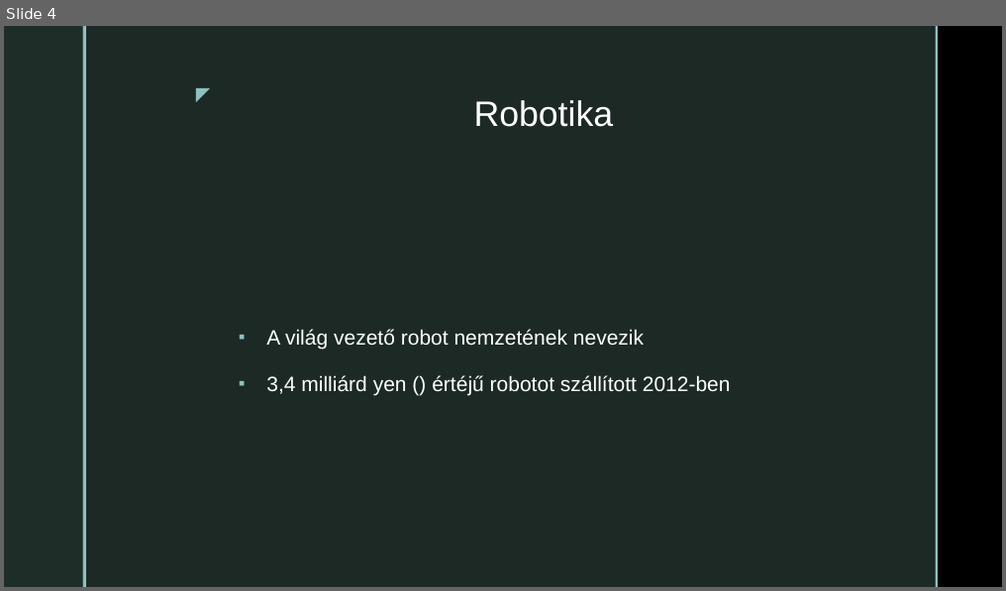
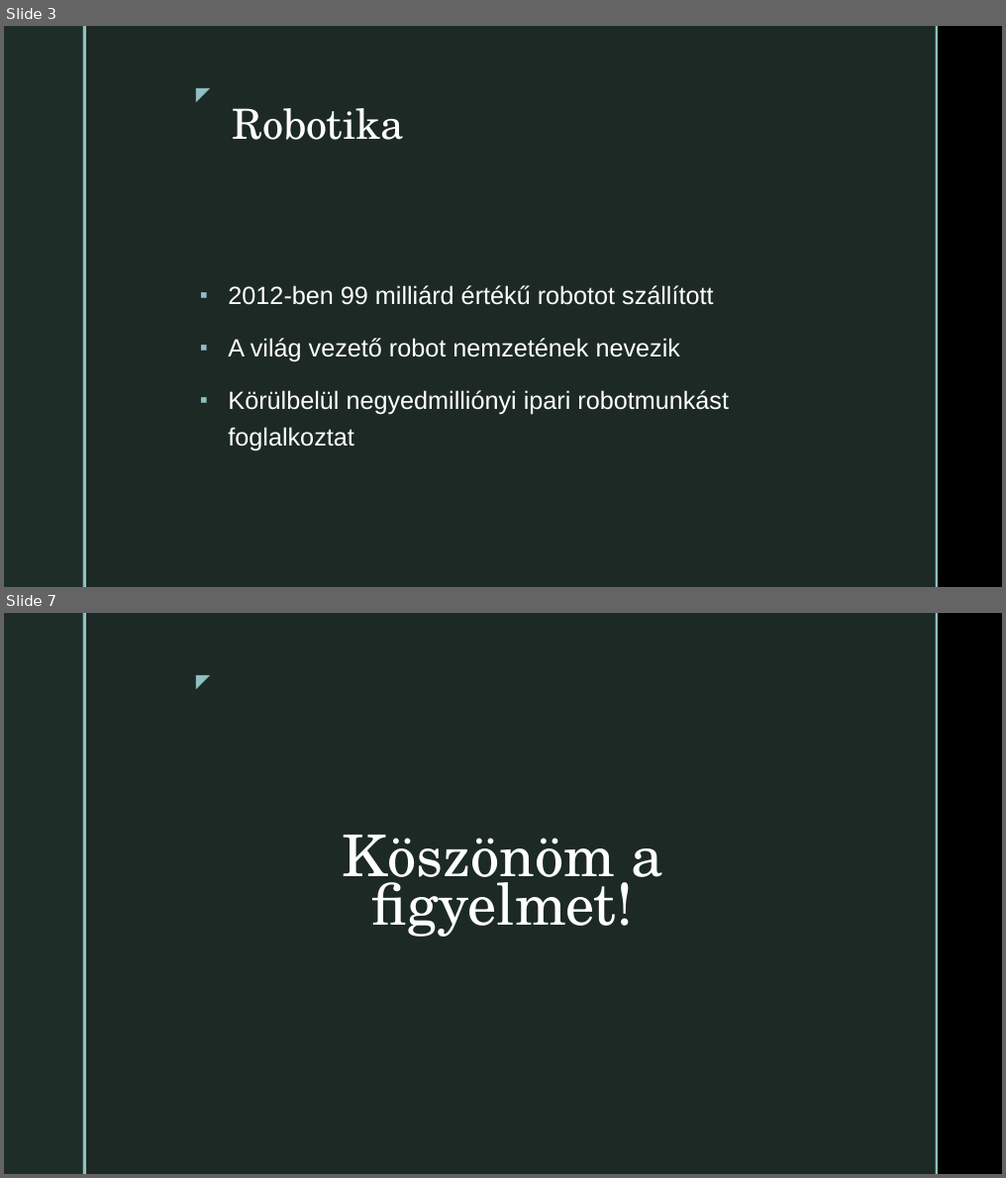
Before and after one commit to tsolya/ikt-ppt, a slide deck: Japán technológia.pptx. Shown one above the other, each under a label of ours: slide 4 before the commit, slides 3 and 7 after it; the slides between them are not shown. The pictures are 1006x591 and 1006x1178 pixels, drawn with LibreOffice and Linux fonts; fonts in the diff are those of the drawing; background and template pictures are left out. Boxes give left, top, right and bottom in pixels: in the first picture for what was removed or moved away, otherwise in the second. Text is boxed around its words. In the diff, an @@ line names an element or a change of style, - is before the commit and + after.

```diff
--- a/Japán technológia.pptx
+++ b/Japán technológia.pptx
@@ slide 7 added at box(4, 613, 1002, 1174), background picture (left out); not listed: 5 template elements that a slide beside it also shows @@
@@ text added at box(343, 835, 662, 937), 55.5 pt, text #FFFFFF @@
+Köszönöm a figyelmet!
@@ what was slide 4 is now slide 3 @@
@@ slide 3 changed as well @@
@@ title "Robotika": place and size @@
-title "Robotika" at box(474, 100, 614, 127)
+title "Robotika" at box(232, 108, 403, 140)
@@ title "Robotika" at box(232, 108, 403, 140): size 34 to 40 pt, font Arial to TeX Gyre Schola @@
@@ text "2012-ben 99 milliárd értékű robotot ...": place and size @@
-text "2012-ben 99 milliárd értékű robotot ..." at box(266, 329, 731, 395)
+text "2012-ben 99 milliárd értékű robotot ..." at box(228, 285, 729, 451)
@@ text at box(228, 285, 713, 305): paragraph added @@
+▪ 2012-ben 99 milliárd értékű robotot szállított
@@ text at box(228, 338, 680, 363): size 20 to 24 pt in "A világ vezető robot nemzetének nevezik" @@
@@ text at box(228, 390, 729, 451): text changed; size 20 to 24 pt @@
-▪ 3,4 milliárd yen () értéjű robotot szállított 2012-ben
+▪ Körülbelül negyedmilliónyi ipari robotmunkást foglalkoztat
```
Also in this commit, not shown: 2 other slides changed, 3 other slides added, 2 slides removed.
